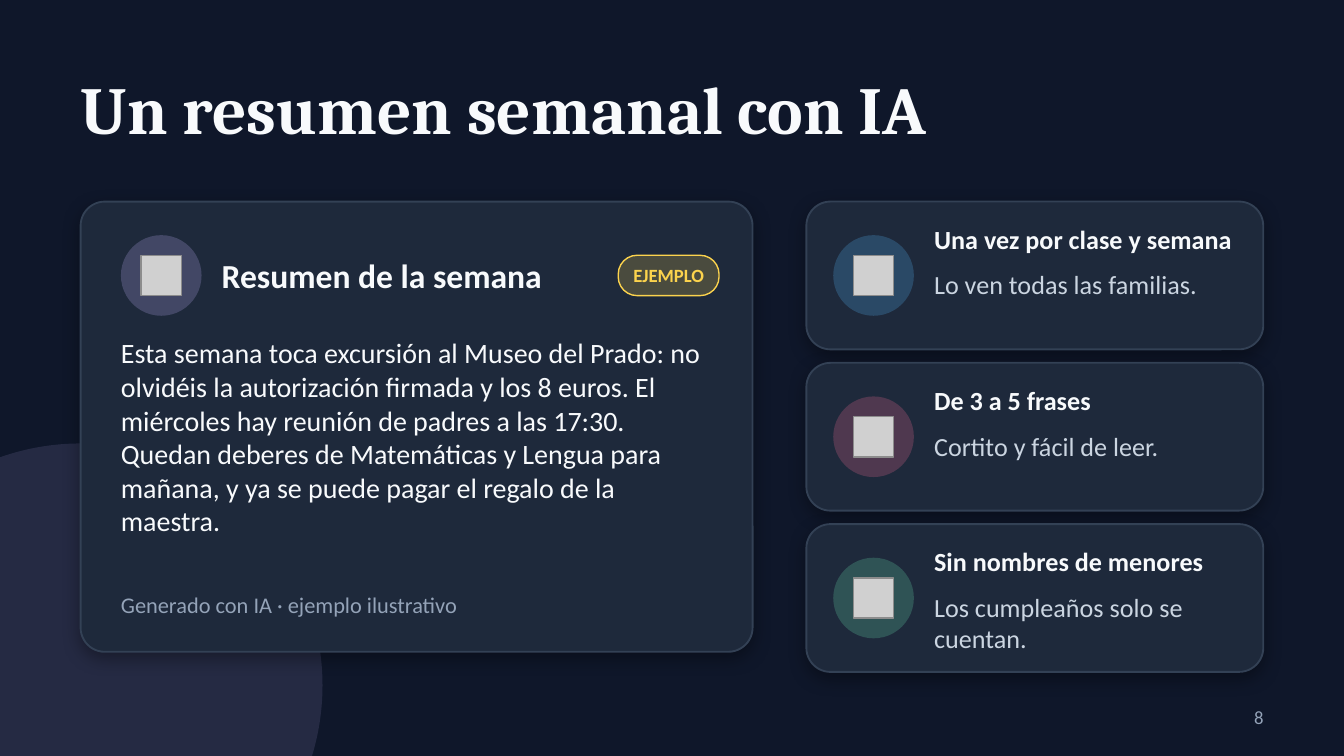
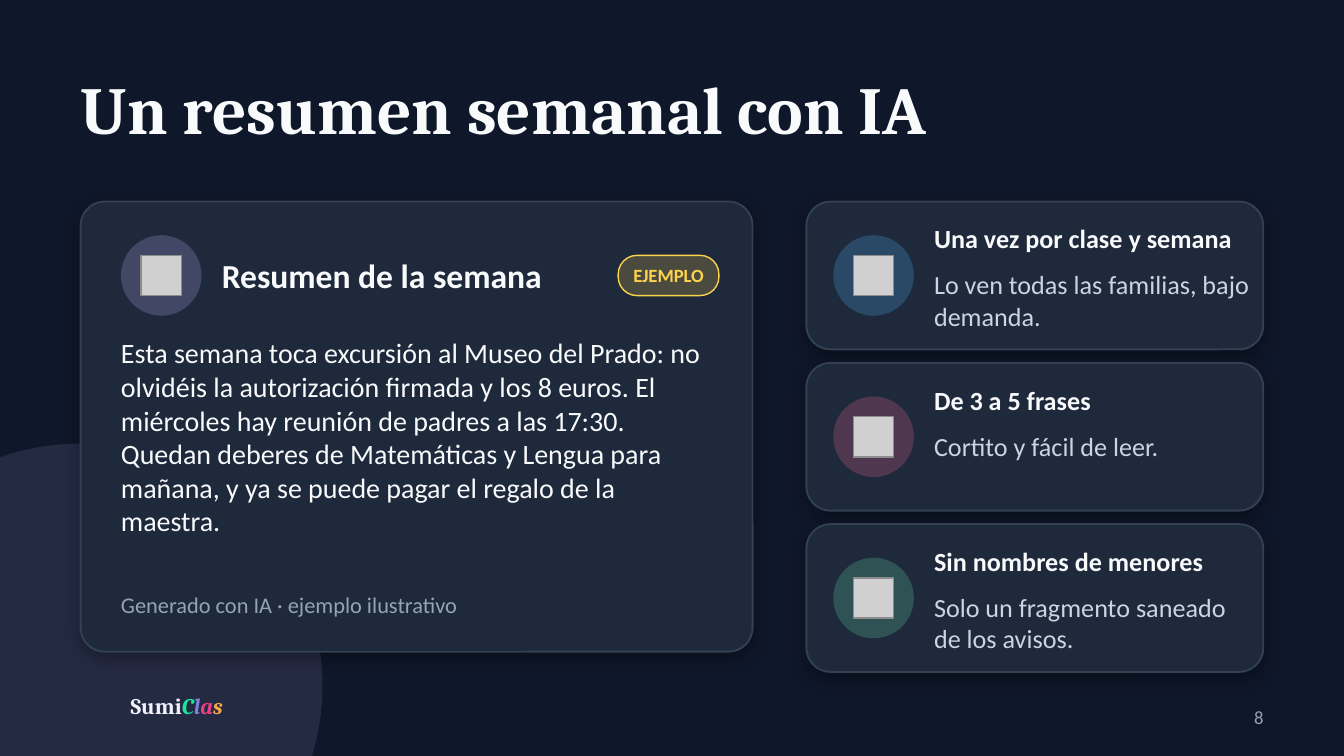
Before and after one commit to An4Fdez/SumiClas, a slide deck: slide 8 of docs/presentacion/SumiClas-presentacion.pptx. Drawn at 1344x756 pixels with LibreOffice and Linux fonts; fonts in the diff are those of the drawing; grey boxes stand for pictures; background and template pictures are left out. Boxes give left, top, right and bottom in pixels: in the first picture for what was removed or moved away, otherwise in the second. Text is boxed around its words. In the diff, an @@ line names an element or a change of style, - is before the commit and + after.

Commit message:
Presentacion actualizada: logo nuevo y su nombre con las letras de colores, funcionalidades hechas al dia (reclamaciones de objetos perdidos, perfil, edicion por el autor), tecnologia y arquitectura actuales, lo que viene separado de lo hecho y capturas nuevas del panel, avisos, calendario y deberes con el logo actual

```diff
--- a/docs/presentacion/SumiClas-presentacion.pptx
+++ b/docs/presentacion/SumiClas-presentacion.pptx
@@ text at [934,276,1248,326]: text changed @@
-Lo ven todas las familias.
+Lo ven todas las familias, bajo demanda.
@@ text at [934,599,1226,648]: text changed @@
-Los cumpleaños solo se cuentan.
+Solo un fragmento saneado de los avisos.
@@ text added at [131,698,223,714], 12 pt, text #F8FAFC, bold @@
+SumiClas
```
Also in this commit, not shown: 12 other slides changed, 1 slide added.
